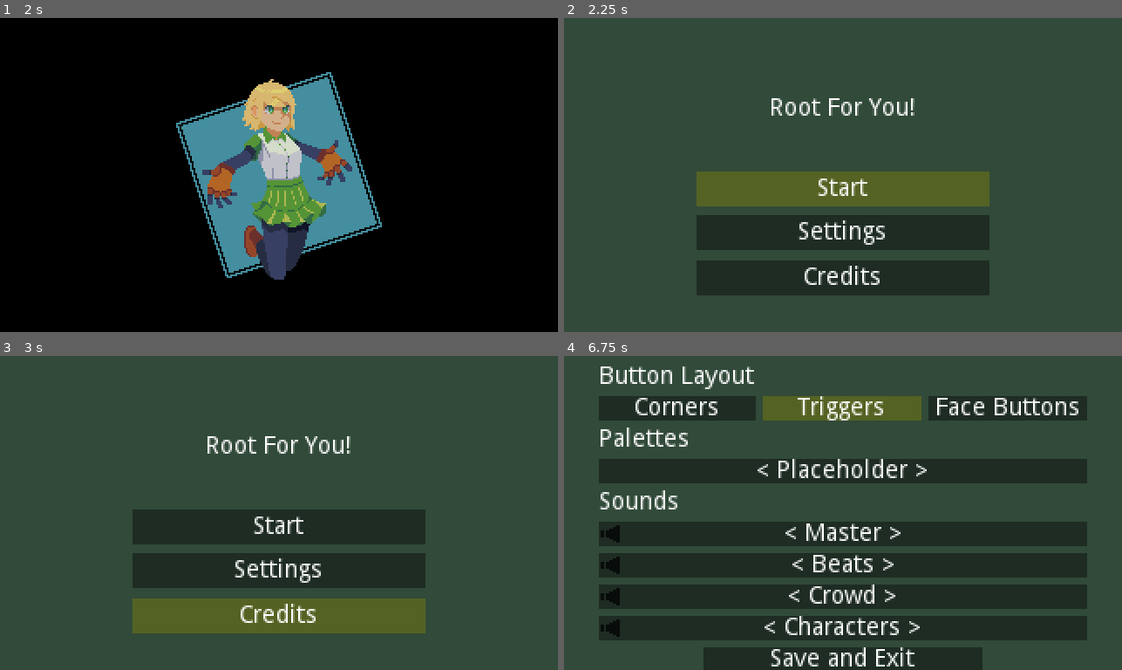
Above: before the commit, frames 1-4 (two rows, left to right).
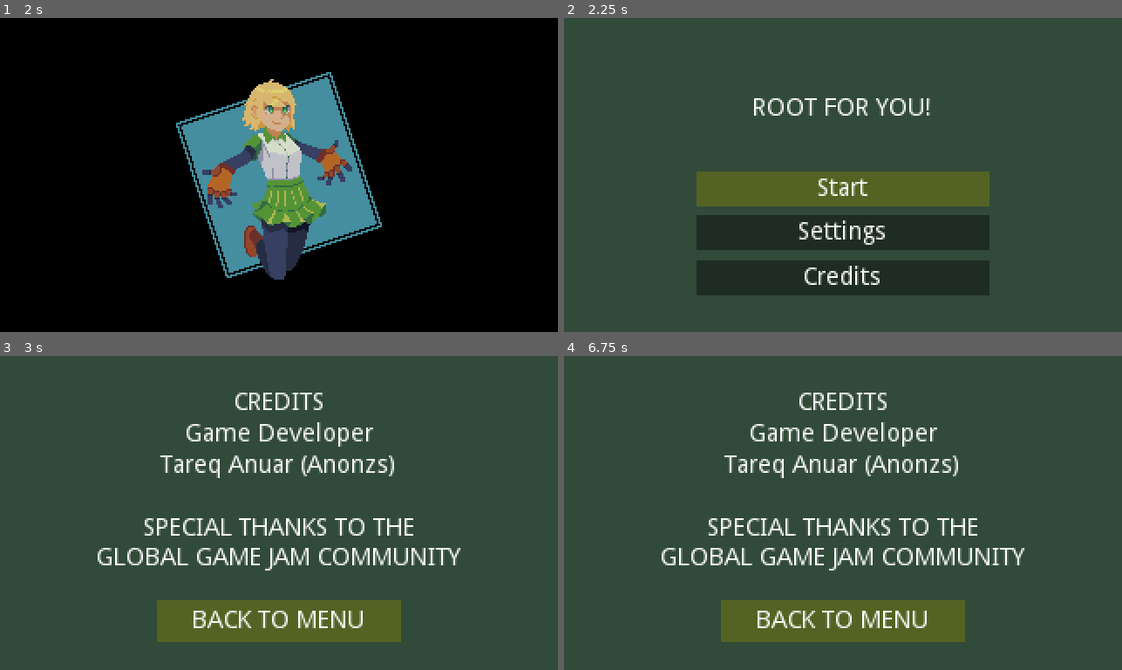
Above: after the commit, the same moments.

Repository: MTareqAzim/root-for-you
Game: Godot game, scene res://scenes/main_scenes/main_game.tscn
The game is run twice, just before and just after one commit, with the same random seed, the same clock (stepped at 60 frames per second) and the same inputs. The engine's default icon, where the game draws it, is replaced by a stand-in: a white triangle on a blue panel in a dark square.
Inputs:
- Up to frame 1 (2 s): tap Enter (start) at 0.5, 1.35 s; hold Right (ui_right) 0.53-1.28 s; hold Enter (start) 0.53-1.28 s; hold Backspace (back) from 1.28 s (still down)
- Up to frame 2 (2.25 s): release Backspace (back) at 2.03 s; hold Right (ui_right) from 2.03 s (still down); hold Enter (start) from 2.03 s (still down)
- Up to frame 3 (3 s): release Right (ui_right) at 2.78 s; release Enter (start) at 2.78 s; hold Up (ui_up) from 2.78 s (still down); tap Enter (start) at 2.85 s
- Up to frame 4 (6.75 s): tap Enter (start) at 3.5, 4.35, 5, 5.85 s; release Up (ui_up) at 3.53 s; hold Enter (start) 3.53-4.28 s; hold Left (ui_left) 3.53-5.03 s; hold Backspace (back) 5.03-5.78 s; hold Enter (start) 5.03-5.78 s; hold Right (ui_right) 5.78-6.53 s; hold Up (ui_up) from 6.53 s (still down); hold Enter (start) from 6.53 s (still down)

Frame 1 is identical in both runs. In frame 2, 1.0% of the frame differs, in the area x 34-66%, y 25-32%; in frame 3, 18%; in frame 4, 48%, in the area x 6-94%, y 3-100%.
Error before the commit: Attempt to call function 'instance' in base 'null instance' on a null instance. (res://scripts/scene_manager.gd:8)
Error after the commit: Attempt to call function 'instance' in base 'null instance' on a null instance. (res://scripts/scene_manager.gd:36)

Commit message:
Made credits menu. Set inputs as handled.

Diff:
--- a/project.godot
+++ b/project.godot
@@ -29,9 +29,8 @@
 window/size/width=320
 window/size/height=180
 window/size/resizable=false
-window/size/borderless=true
-window/size/test_width=640
-window/size/test_height=360
+window/size/test_width=960
+window/size/test_height=540
 window/stretch/mode="2d"
 window/stretch/aspect="expand"
 
--- /dev/null
+++ b/scenes/menu_scenes/credits_menu.tscn
@@ -0,0 +1,101 @@
+[gd_scene load_steps=3 format=2]
+
+[ext_resource path="res://scripts/credits_menu.gd" type="Script" id=1]
+
+[sub_resource type="StyleBoxEmpty" id=1]
+
+[node name="CreditsMenu" type="Control"]
+anchor_right = 1.0
+anchor_bottom = 1.0
+script = ExtResource( 1 )
+
+[node name="ColorRect" type="ColorRect" parent="."]
+anchor_right = 1.0
+anchor_bottom = 1.0
+color = Color( 0.196078, 0.290196, 0.227451, 1 )
+
+[node name="VBoxContainer" type="VBoxContainer" parent="."]
+anchor_right = 1.0
+anchor_bottom = 1.0
+margin_left = 20.0
+margin_top = 20.0
+margin_right = -20.0
+margin_bottom = -20.0
+
+[node name="Credits" type="Label" parent="VBoxContainer"]
+margin_right = 280.0
+margin_bottom = 14.0
+size_flags_horizontal = 3
+size_flags_vertical = 6
+text = "CREDITS"
+align = 1
+valign = 1
+
+[node name="Game Developer" type="Label" parent="VBoxContainer"]
+margin_top = 18.0
+margin_right = 280.0
+margin_bottom = 32.0
+size_flags_horizontal = 3
+size_flags_vertical = 6
+text = "Game Developer"
+align = 1
+valign = 1
+
+[node name="Tareq" type="Label" parent="VBoxContainer"]
+margin_top = 36.0
+margin_right = 280.0
+margin_bottom = 50.0
+size_flags_horizontal = 3
+size_flags_vertical = 6
+text = "Tareq Anuar (Anonzs)"
+align = 1
+valign = 1
+
+[node name="HS1" type="HSeparator" parent="VBoxContainer"]
+margin_top = 56.0
+margin_right = 280.0
+margin_bottom = 66.0
+size_flags_horizontal = 3
+size_flags_vertical = 6
+custom_constants/separation = 10
+custom_styles/separator = SubResource( 1 )
+
+[node name="Special Thanks" type="Label" parent="VBoxContainer"]
+margin_top = 72.0
+margin_right = 280.0
+margin_bottom = 103.0
+size_flags_horizontal = 3
+size_flags_vertical = 6
+text = "SPECIAL THANKS TO THE
+GLOBAL GAME JAM COMMUNITY"
+align = 1
+valign = 1
+
+[node name="HS2" type="HSeparator" parent="VBoxContainer"]
+margin_top = 109.0
+margin_right = 280.0
+margin_bottom = 119.0
+size_flags_horizontal = 3
+size_flags_vertical = 6
+custom_constants/separation = 10
+custom_styles/separator = SubResource( 1 )
+
+[node name="BACK" type="Label" parent="VBoxContainer"]
+margin_top = 125.0
+margin_right = 280.0
+margin_bottom = 139.0
+size_flags_horizontal = 3
+size_flags_vertical = 6
+text = "BACK TO MENU"
+align = 1
+valign = 1
+
+[node name="BG" type="ColorRect" parent="VBoxContainer/BACK"]
+show_behind_parent = true
+anchor_right = 1.0
+anchor_bottom = 1.0
+margin_left = 70.0
+margin_top = -5.0
+margin_right = -70.0
+margin_bottom = 5.0
+color = Color( 0.541176, 0.541176, 0, 0.392157 )
--- a/scenes/menu_scenes/main_menu.tscn
+++ b/scenes/menu_scenes/main_menu.tscn
@@ -6,7 +6,7 @@
 anchor_right = 1.0
 anchor_bottom = 1.0
 script = ExtResource( 1 )
-next_scenes = [ "res://scenes/game_scenes/game_scene.tscn", "res://scenes/menu_scenes/settings_menu.tscn", "" ]
+next_scenes = [ "res://scenes/game_scenes/game_scene.tscn", "res://scenes/menu_scenes/settings_menu.tscn", "res://scenes/menu_scenes/credits_menu.tscn" ]
 
 [node name="ColorRect" type="ColorRect" parent="."]
 anchor_right = 1.0
@@ -29,7 +29,7 @@
 size_flags_horizontal = 3
 size_flags_vertical = 6
 size_flags_stretch_ratio = 3.0
-text = "Root For You!"
+text = "ROOT FOR YOU!"
 align = 1
 valign = 1
 
--- /dev/null
+++ b/scripts/credits_menu.gd
@@ -0,0 +1,13 @@
+extends Control
+
+export(String, FILE, "*.tscn") var main_menu
+
+
+func _ready():
+	get_viewport().call_deferred("preload_scene", main_menu)
+
+
+func _input(event):
+	if event.is_action_pressed("ui_accept"):
+		get_viewport().set_input_as_handled()
+		get_viewport().call_deferred("change_to_preloaded_scene")
--- a/scripts/main_menu.gd
+++ b/scripts/main_menu.gd
@@ -28,6 +28,9 @@
 		else:
 			get_viewport().call_deferred("change_scene", next_scenes[current_option])
 
+		get_viewport().set_input_as_handled()
+		return
+
 	var next : int = int(event.is_action_pressed("ui_down")) - int(event.is_action_pressed("ui_up"))
 
 	if next == 0:
@@ -35,6 +38,7 @@
 
 	current_option = posmod((current_option + next), backgrounds.size())
 	_set_bg()
+	get_viewport().set_input_as_handled()
 
 
 func _set_bg():
--- a/scripts/settings_menu.gd
+++ b/scripts/settings_menu.gd
@@ -48,6 +48,7 @@
 		current_option += vertical
 		current_option = int(clamp(current_option, 0, Options.size() - 1))
 		_highlight()
+		get_viewport().set_input_as_handled()
 		return
 
 	var horizontal = int(event.is_action_pressed("ui_right")) - int(event.is_action_pressed("ui_left"))
@@ -71,11 +72,13 @@
 				if play_test:
 					AudioServer.set_bus_volume_db(index, linear2db(linear_vol))
 					sounds_demo[index].play()
+		get_viewport().set_input_as_handled()
 		return
 
 	if event.is_action_pressed("ui_accept"):
 		if current_option == Options.EXIT:
 			get_viewport().call_deferred("change_to_preloaded_scene")
+			get_viewport().set_input_as_handled()
 
 
 func _set_bgs() -> void:
